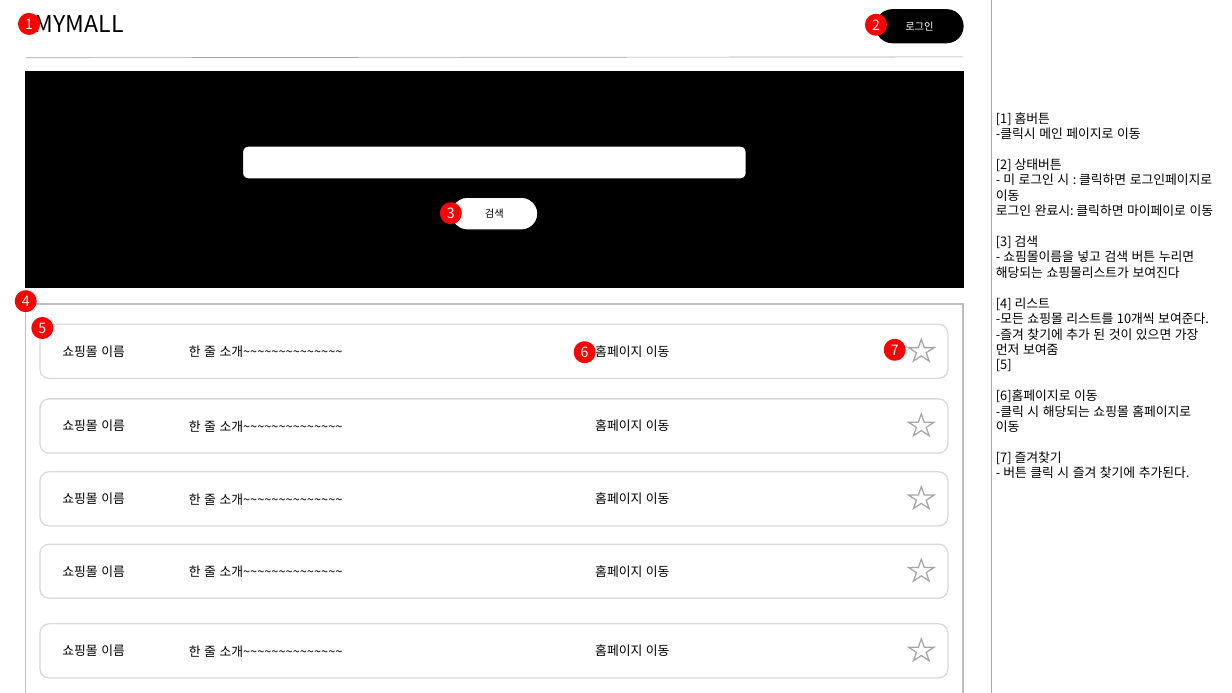
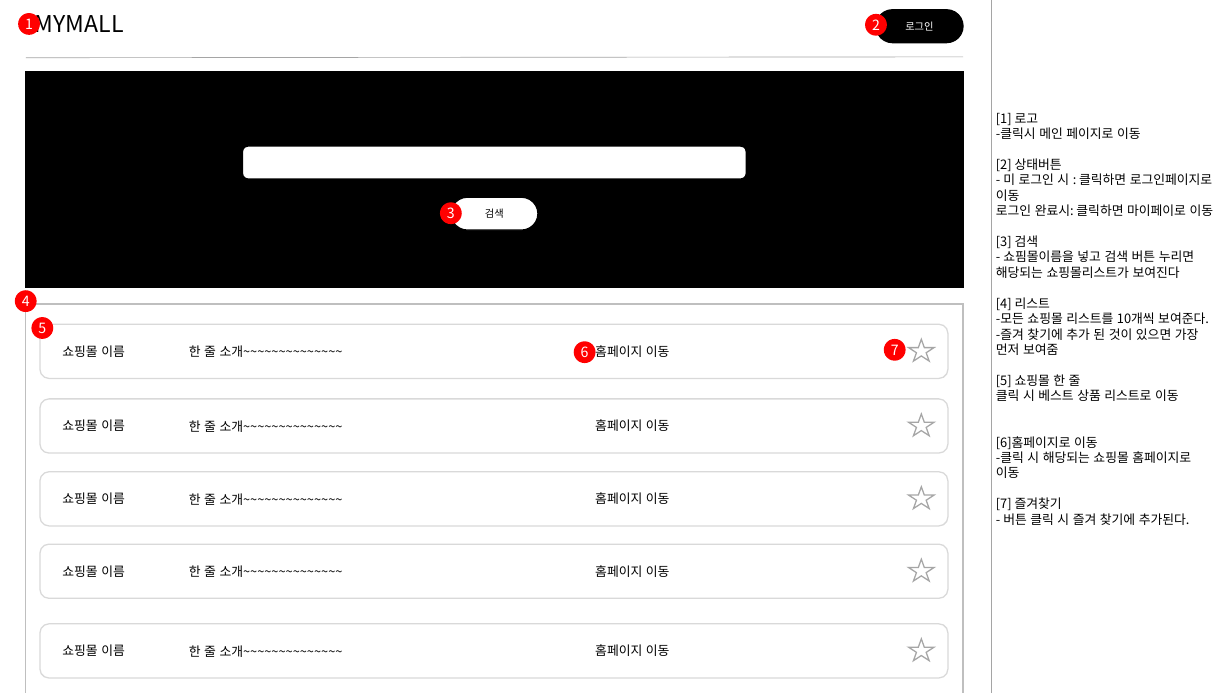
Before and after one commit to Hongsomang/mymall, a slide deck: slide 5 of document/design/MYMALL(쇼핑리스트)_스토리보드.pptx. Drawn at 1232x693 pixels with LibreOffice and Linux fonts; fonts in the diff are those of the drawing. Boxes give left, top, right and bottom in pixels: in the first picture for what was removed or moved away, otherwise in the second. Text is boxed around its words. In the diff, an @@ line names an element or a change of style, - is before the commit and + after.

```diff
--- a/document/design/MYMALL(쇼핑리스트)_스토리보드.pptx
+++ b/document/design/MYMALL(쇼핑리스트)_스토리보드.pptx
@@ text at (996,112,1039,126): text changed @@
-[1] 홈버튼
+[1] 로고
@@ text at (996,374,1179,401): text changed @@
-[5]
+[5] 쇼핑몰 한 줄
+클릭 시 베스트 상품 리스트로 이동
```
Also in this commit, not shown: 9 other slides changed.
